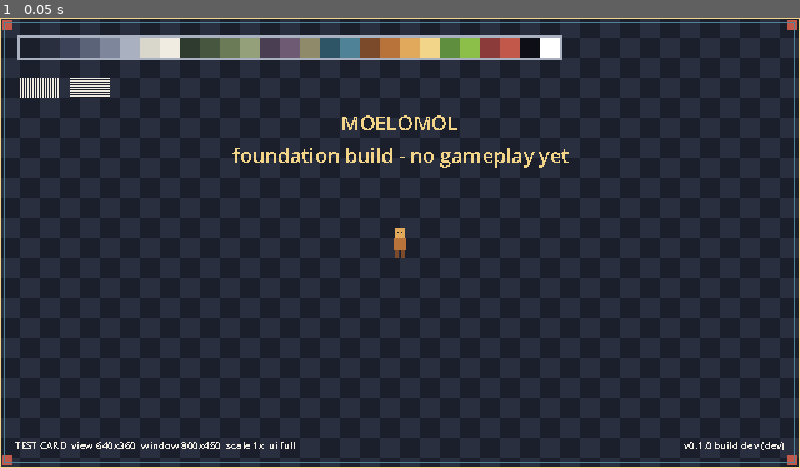
Above: before the commit, frame 1.
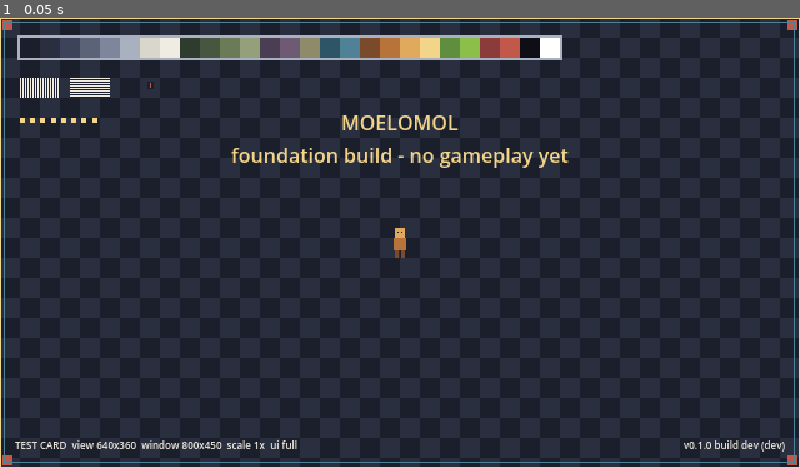
Above: after the commit, the same moment.

Repository: DarioRomano/Moelomol
Game: Godot game, scene res://scenes/boot/boot.tscn
The game is run twice, just before and just after one commit, with the same random seed, the same clock (stepped at 60 frames per second) and the same inputs.
Inputs:
- Up to frame 1 (0.05 s): no input

The runs differ from the first frame. In frame 1, 1.2% of the frame differs, in the area x 1-99%, y 14-97%.

Commit message:
Render the scene at full screen resolution
Lead's changed requirement (ADR-0008 Amendment 3): canvas_items stretch
instead of viewport, so text and moving objects use the full resolution;
640x360 stays the layout size. Default font rendering restored for
readability. The test card's half-pixel marker is checked on every render
and fails with viewport stretch.

Co-Authored-By: Claude Opus 5.5 <noreply@anthropic.com>
Claude-Session: https://claude.ai/code/session_01Rf6x5d4AucXKRgWcVrgSSk

Diff:
--- a/project.godot
+++ b/project.godot
@@ -29,15 +29,9 @@
 window/size/mode=3
 window/size/window_width_override=1280
 window/size/window_height_override=720
-window/stretch/mode="viewport"
+window/stretch/mode="canvas_items"
 window/stretch/aspect="expand"
 window/stretch/scale_mode="integer"
-
-[gui]
-
-theme/default_font_antialiasing=0
-theme/default_font_hinting=0
-theme/default_font_subpixel_positioning=0
 
 [input]
 
--- a/scenes/showcase/test_card.gd
+++ b/scenes/showcase/test_card.gd
@@ -6,7 +6,11 @@
 ##   non-integer scaling;
 ## - a 16 px tile checkerboard: uneven squares mean non-integer scaling;
 ## - 1 px stripes: blur or uneven widths mean filtering or fractional scaling;
-## - the draft palette, so colours can be judged on a real screen.
+## - the draft palette, so colours can be judged on a real screen;
+## - full-resolution rendering (ADR-0008 Amendment 3): a row of squares, each
+##   a quarter of an art pixel further right than the last, should step
+##   smoothly; and a half-pixel marker that render_checks() verifies in every
+##   review render.
 ## HUD parts (labels, red corner markers, teal outline) sit in a UiFrame, so
 ## they follow the UI width setting (Q15): at "full" they reach the screen
 ## corners; at 21:9 or 16:9 on a wider screen they stay in a centred frame
@@ -14,6 +18,8 @@
 
 const TILE: int = 16
 const FIGURE_SIZE: Vector2i = Vector2i(16, 24)
+## Art pixel whose right half the half-pixel marker covers (layout units).
+const MARKER_PIXEL: Vector2i = Vector2i(120, 52)
 
 ## Draws the HUD frame's corner markers and outline.
 class HudCorners extends Control:
@@ -78,6 +84,7 @@
 	_draw_checkerboard(view)
 	_draw_palette(Vector2i(TILE, TILE))
 	_draw_stripes(Vector2i(TILE, TILE * 3))
+	_draw_full_resolution_row(Vector2(TILE, TILE * 5))
 	_draw_figure(Vector2i(view.x / 2 - FIGURE_SIZE.x / 2, view.y / 2 - FIGURE_SIZE.y / 2))
 	_draw_frame(view)
 
@@ -109,6 +116,38 @@
 			draw_rect(Rect2(origin.x + 40, origin.y + i, 32, 1), colour)
 
 
+func _draw_full_resolution_row(origin: Vector2) -> void:
+	# Eight 4x4 squares, each a quarter art pixel further right than a plain
+	# 8-pixel spacing: only full-resolution rendering can show the steps.
+	for i: int in range(8):
+		draw_rect(Rect2(origin.x + i * 8.25, origin.y, 4, 4), Palette.WARMTH[3])
+	# Background for the half-pixel marker, then the marker itself: the right
+	# half of one art pixel, 4 art pixels tall.
+	draw_rect(Rect2(MARKER_PIXEL.x - 2, MARKER_PIXEL.y - 1, 5, 6), Palette.SHADOW[0])
+	draw_rect(Rect2(MARKER_PIXEL.x + 0.5, MARKER_PIXEL.y, 0.5, 4), Palette.DANGER[1])
+
+
+## Called by tools/render_showcase.gd on every review render. Returns problems
+## (empty if fine). Checks the scene really is drawn at full resolution: the
+## marker covers only the right half of its art pixel, which the old
+## low-resolution rendering could not show. Skipped at 1x, where an art pixel
+## is a single screen pixel.
+func render_checks(image: Image, to_screen: Transform2D) -> Array[String]:
+	var scale: int = roundi(to_screen.get_scale().x)
+	if scale < 2:
+		return []
+	var left: Vector2i = Vector2i(to_screen * (Vector2(MARKER_PIXEL) + Vector2(0.0, 2.0)))
+	var right: Vector2i = left + Vector2i(scale - 1, 0)
+	var marker: Color = Palette.DANGER[1]
+	var problems: Array[String] = []
+	if image.get_pixelv(left).is_equal_approx(marker):
+		problems.append("left half of the marker's art pixel (%s) is marker colour: not full resolution" % left)
+	if not image.get_pixelv(right).is_equal_approx(marker):
+		problems.append("right half of the marker's art pixel (%s) is %s, not the marker: not full resolution"
+			% [right, image.get_pixelv(right).to_html(false)])
+	return problems
+
+
 func _draw_figure(origin: Vector2i) -> void:
 	# Placeholder 16x24 character silhouette for judging on-screen size.
 	draw_rect(Rect2(origin.x + 4, origin.y, 8, 8), Palette.WARMTH[2])
--- a/tests/unit/test_display_settings.gd
+++ b/tests/unit/test_display_settings.gd
@@ -8,8 +8,11 @@
 	assert_eq(ProjectSettings.get_setting("display/window/size/viewport_height"), 360, "viewport height")
 
 
-func test_stretch_mode_renders_at_base_resolution() -> void:
-	assert_eq(ProjectSettings.get_setting("display/window/stretch/mode"), "viewport", "stretch mode")
+func test_scene_renders_at_full_resolution() -> void:
+	# Lead, 2026-10-09 (ADR-0008 Amendment 3): drawn at the screen's resolution
+	# for readable text and smooth movement; 640x360 stays the layout size.
+	# "viewport" would render at 640x360 and scale the picture up.
+	assert_eq(ProjectSettings.get_setting("display/window/stretch/mode"), "canvas_items", "stretch mode")
 
 
 func test_scaling_is_whole_numbers_only() -> void:
@@ -31,7 +34,11 @@
 		"default canvas texture filter")
 
 
-func test_default_font_is_not_antialiased() -> void:
-	assert_eq(ProjectSettings.get_setting("gui/theme/default_font_antialiasing"), 0, "font antialiasing")
-	assert_eq(ProjectSettings.get_setting("gui/theme/default_font_subpixel_positioning"), 0,
-		"font subpixel positioning")
+func test_fonts_use_readable_defaults() -> void:
+	# Full-resolution text reads best with the engine's default font rendering
+	# (antialiased, light hinting, subpixel positioning); the low-resolution
+	# settings (all off) gave uneven letter spacing. Compared 2026-10-09.
+	assert_eq(ProjectSettings.get_setting("gui/theme/default_font_antialiasing"), 1, "font antialiasing (grayscale)")
+	assert_eq(ProjectSettings.get_setting("gui/theme/default_font_hinting"), 1, "font hinting (light)")
+	assert_eq(ProjectSettings.get_setting("gui/theme/default_font_subpixel_positioning"), 1,
+		"font subpixel positioning (auto)")
--- a/tools/render_showcase.gd
+++ b/tools/render_showcase.gd
@@ -11,6 +11,8 @@
 ## and exits 4 if it does not, so a display-setting regression fails CI even
 ## if nobody looks at the image. With --check-window-mode it also checks the
 ## window mode matches the project setting (exit 5), e.g. fullscreen (Q12).
+## If the scene has render_checks(image, layout_to_screen), its problems fail
+## the render (exit 6).
 
 const SETTLE_FRAMES: int = 10
 
@@ -40,7 +42,8 @@
 		printerr("render_showcase ERROR: cannot load %s" % scene_path)
 		quit(2)
 		return
-	root.add_child(packed.instantiate())
+	var scene: Node = packed.instantiate()
+	root.add_child(scene)
 	for i: int in range(SETTLE_FRAMES):
 		await process_frame
 	await RenderingServer.frame_post_draw
@@ -70,6 +73,15 @@
 			view.x, view.y, window_rect.size.x, window_rect.size.y, expected.x, expected.y])
 		quit(4)
 		return
+	# Scene-specific checks on the captured image (e.g. the test card's
+	# full-resolution marker). Exit 6 on any problem.
+	if scene.has_method("render_checks"):
+		var problems: Array = scene.call("render_checks", image, root.get_final_transform())
+		for problem: Variant in problems:
+			printerr("render_showcase ERROR: %s: %s" % [scene_path, problem])
+		if not problems.is_empty():
+			quit(6)
+			return
 	# X11 only reports fullscreen when a window manager is running, so the
 	# shell script passes --check-window-mode only when it started one.
 	if args.has("--check-window-mode"):
Not shown, changed: docs/architecture.md
Not shown, changed: docs/decisions/0008-display-resolution-and-scaling.md
Not shown, changed: docs/playtests/2026-10-09-foundation-build.md
Not shown, added: docs/progress/2026-10-09-full-resolution-rendering.md
